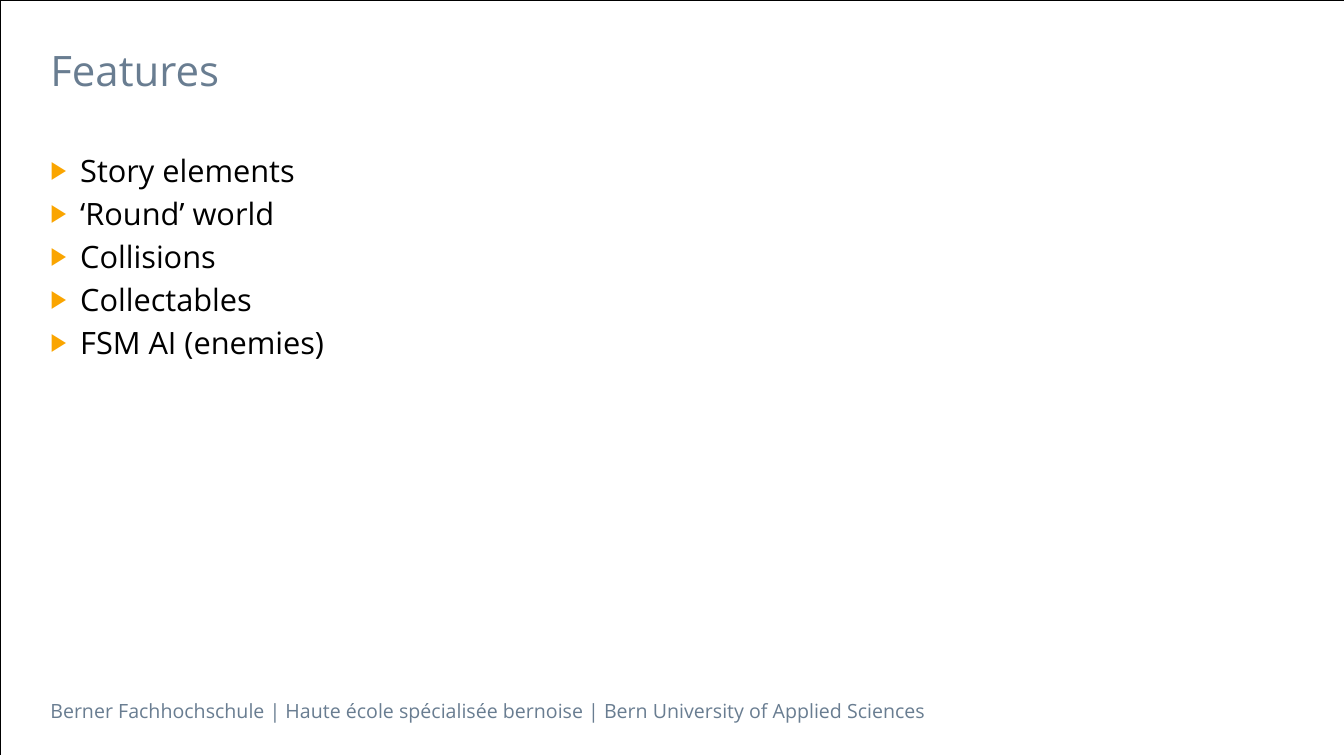
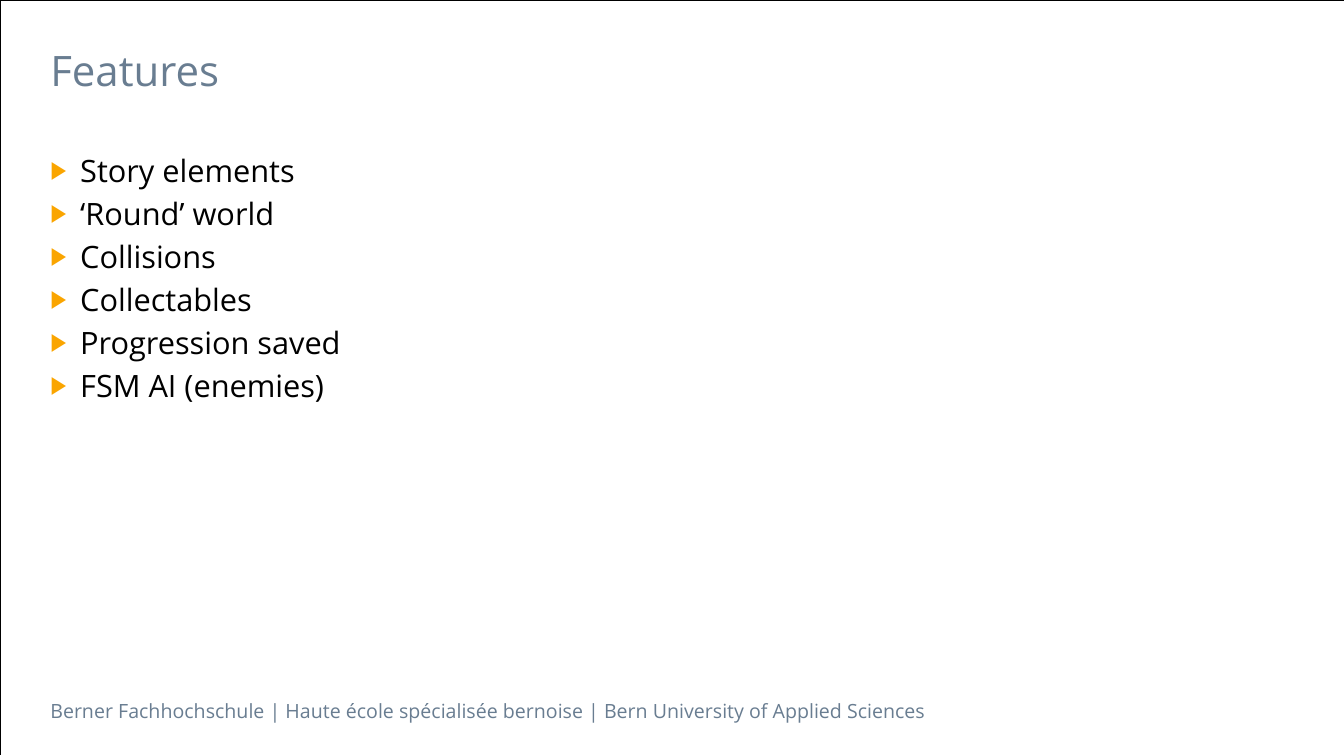
Before and after one commit to B3N5CH1/DiscoPlanet, a slide deck: slide 6 of doc/Presentation.pptx. Drawn at 1344x755 pixels with LibreOffice and Linux fonts; fonts in the diff are those of the drawing. Boxes give left, top, right and bottom in pixels: in the first picture for what was removed or moved away, otherwise in the second. Text is boxed around its words. In the diff, an @@ line names an element or a change of style, - is before the commit and + after.

```diff
--- a/doc/Presentation.pptx
+++ b/doc/Presentation.pptx
@@ text at [80, 330, 340, 362]: paragraph added @@
+▶ Progression saved
```
Also in this commit, not shown: 4 other slides changed, 4 other files.
